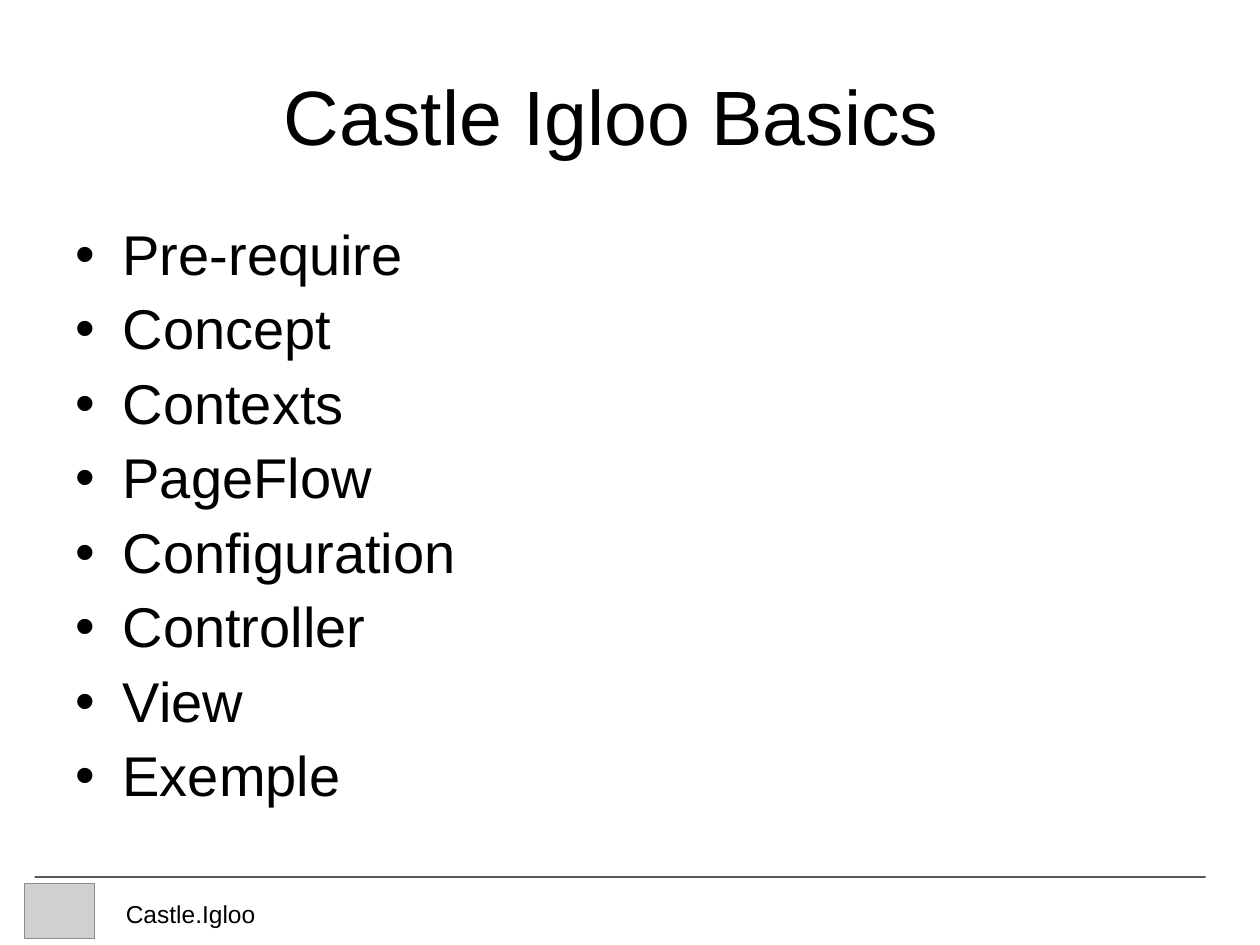
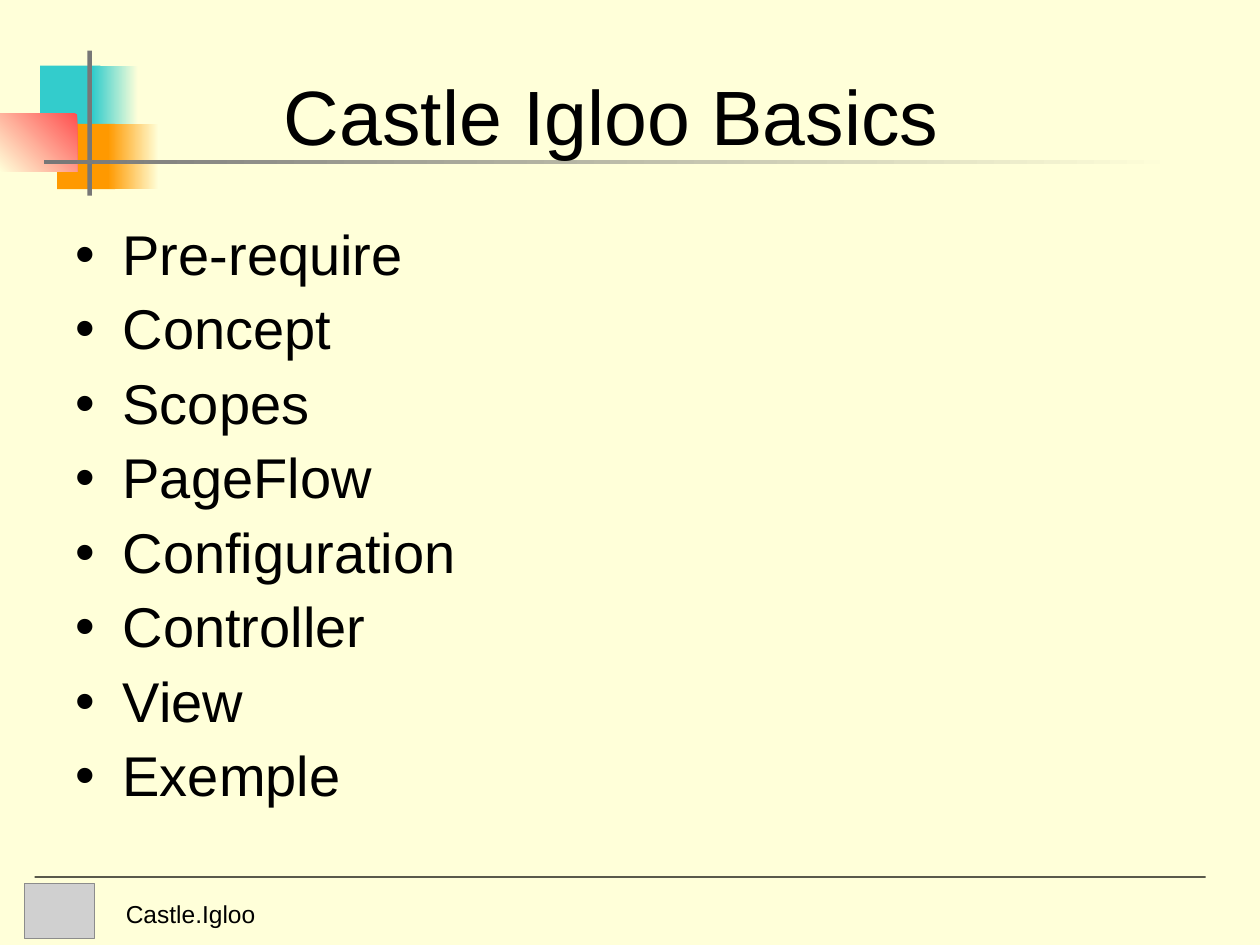
Before and after one commit to castleproject/Core, a slide deck: slide 2 of Experiments/Castle.Igloo/doc/Igloo Presentation.ppt. Drawn at 1260x945 pixels with LibreOffice and Linux fonts; fonts in the diff are those of the drawing; grey boxes stand for pictures. Boxes give left, top, right and bottom in pixels: in the first picture for what was removed or moved away, otherwise in the second. Text is boxed around its words. In the diff, an @@ line names an element or a change of style, - is before the commit and + after.

```diff
--- a/Experiments/Castle.Igloo/doc/Igloo Presentation.ppt
+++ b/Experiments/Castle.Igloo/doc/Igloo Presentation.ppt
@@ background #FFFFFF to #FFFFD9 @@
@@ rectangle added at <box>87,50,91,195</box>, fill #777777 @@
@@ rectangle added at <box>40,66,101,131</box>, fill #33CCCC @@
@@ rectangle added at <box>93,66,139,131</box>, fill gradient #FFFFD9 to #33CCCC @@
@@ rectangle added at <box>0,113,77,171</box>, fill gradient #FF5050 to #FFFFD9 @@
@@ rectangle added at <box>57,123,115,189</box>, fill #FF9900 @@
@@ rectangle added at <box>108,123,159,189</box>, fill gradient #FFFFD9 to #FF9900 @@
@@ rectangle added at <box>44,160,1178,164</box>, fill gradient #FFFFD9 to #777777 @@
@@ text at <box>123,385,310,435</box>: text changed @@
-• Contexts
+• Scopes
```
Also in this commit, not shown: 11 other slides changed, 8 slides added, 1 slide removed, 2 other files.
